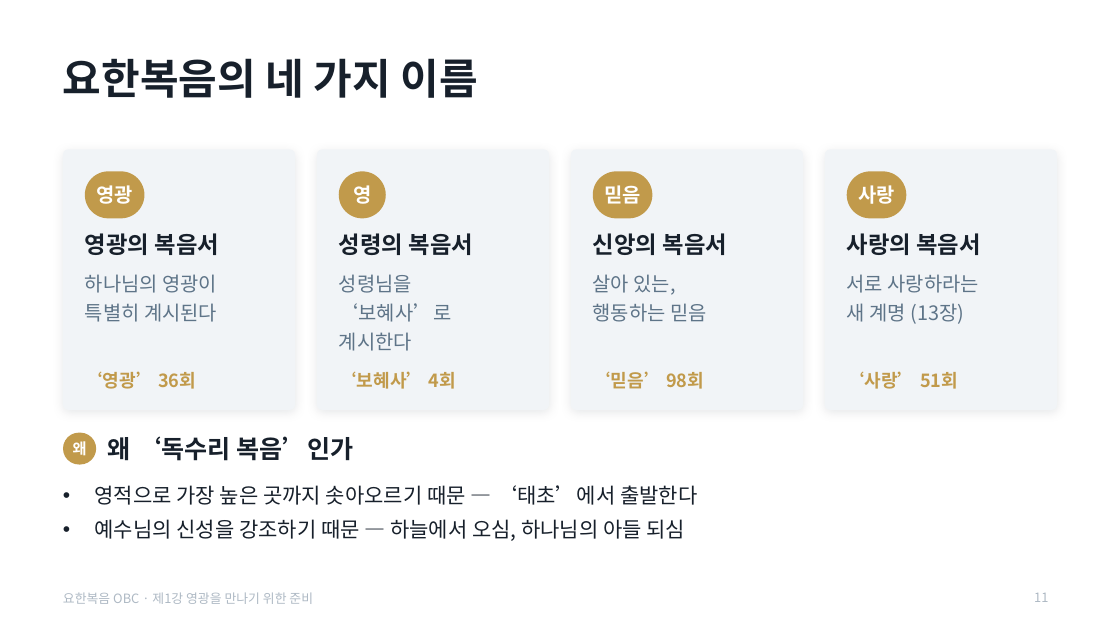
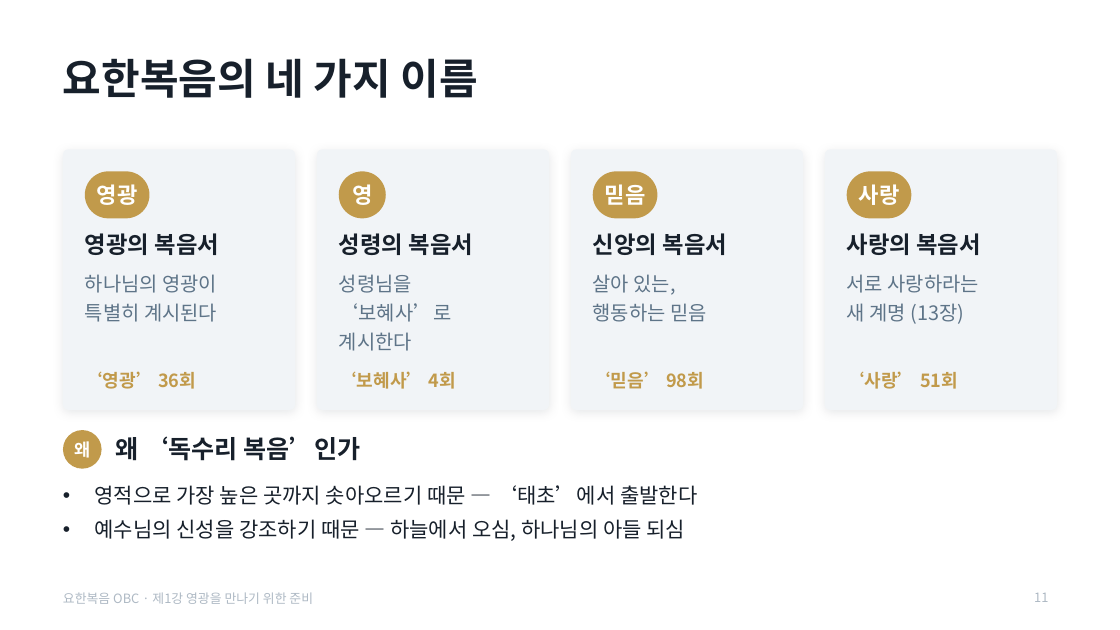
Before and after one commit to mio-modu/bible_GospelofJohn, a slide deck: slide 11 of dist/요한복음_1강_영광을_만나기_위한_준비.pptx. Drawn at 1120x630 pixels with LibreOffice and Linux fonts; fonts in the diff are those of the drawing. Boxes give left, top, right and bottom in pixels: in the first picture for what was removed or moved away, otherwise in the second. Text is boxed around its words. In the diff, an @@ line names an element or a change of style, - is before the commit and + after.

```diff
--- a/dist/요한복음_1강_영광을_만나기_위한_준비.pptx
+++ b/dist/요한복음_1강_영광을_만나기_위한_준비.pptx
@@ rounded rectangle: place and size @@
-rounded rectangle at [85, 171, 145, 218]
+rounded rectangle at [85, 171, 150, 218]
@@ rounded rectangle: place and size @@
-rounded rectangle at [593, 171, 653, 218]
+rounded rectangle at [593, 171, 658, 218]
@@ size 17 to 19 pt in 4 elements at [352, 184, 372, 205], [97, 184, 138, 205], [605, 184, 646, 205], [859, 184, 900, 205] @@
@@ rounded rectangle: place and size @@
-rounded rectangle at [847, 171, 907, 218]
+rounded rectangle at [847, 171, 912, 218]
@@ text "왜" at [74, 441, 90, 458]: size 13 to 15 pt @@
@@ ellipse: place and size @@
-ellipse at [63, 433, 97, 465]
+ellipse at [63, 430, 102, 469]
@@ ellipse at [63, 430, 102, 469]: rounded rectangle to ellipse @@
@@ text "왜 ‘독수리 복음’인가": place and size @@
-text "왜 ‘독수리 복음’인가" at [108, 436, 354, 461]
+text "왜 ‘독수리 복음’인가" at [115, 436, 361, 461]
```
Also in this commit, not shown: 32 other slides changed, 1 other file.
